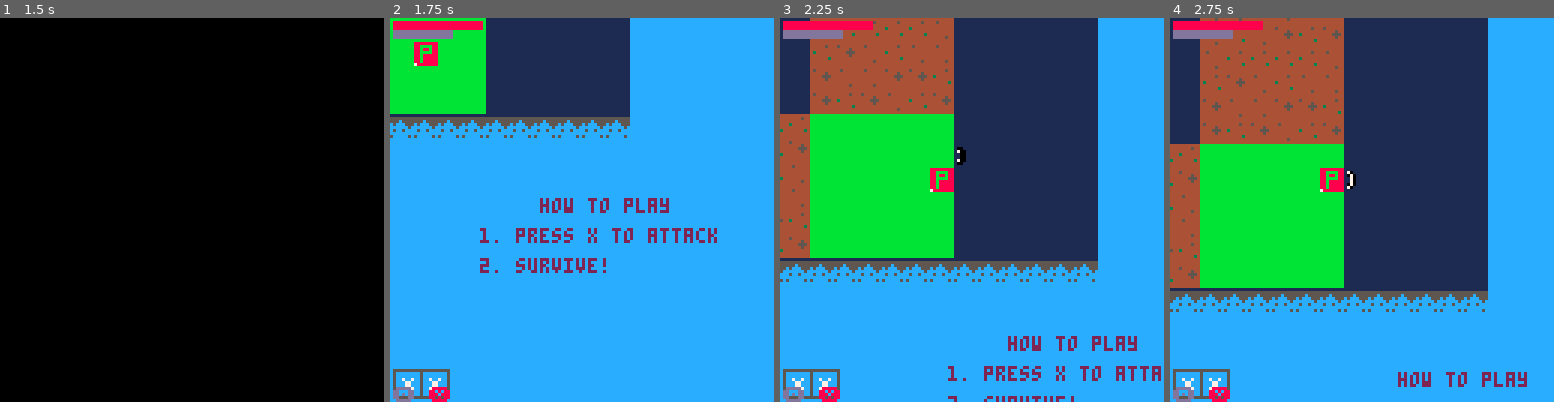
Above: before the commit, frames 1-4 (left to right).
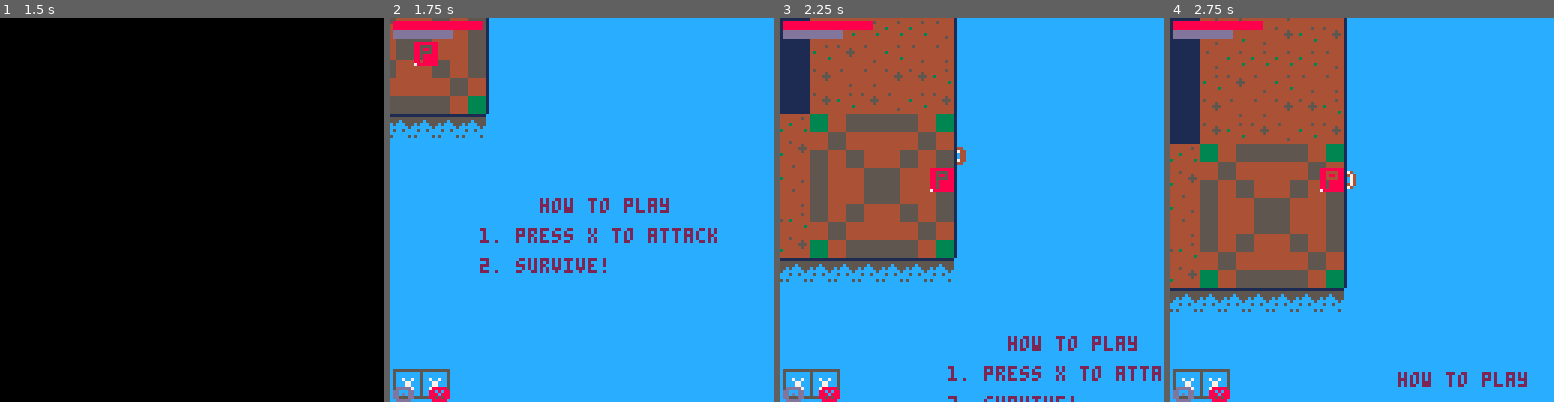
Above: after the commit, the same moments.

Repository: FrederikHR/GDB
Game: PICO-8 cartridge NewGame/main.p8
Same seed, same stepped clock (60 frames per second), same inputs: the game is played once before the commit and once after it.
Inputs:
- Up to frame 1 (1.5 s): tap X (X key) at 0.33, 1.07 s; tap O (Z key) at 0.7 s
- Up to frame 2 (1.75 s): hold Right from 1.6 s (still down); tap O (Z key) at 1.7 s
- Up to frame 3 (2.25 s): tap X (X key) at 1.85 s; release Right at 2.1 s; tap O (Z key) at 2.1 s; hold Up from 2.15 s (still down)
- Up to frame 4 (2.75 s): release Up at 2.42 s; hold Right from 2.47 s (still down); tap O (Z key) at 2.5 s

Frame 1 is identical in both runs. In frame 2, 15% of the frame differs, in the area x 0-63%, y 0-32%; in frame 3, 38%; in frame 4, 41%, in the area x 7-83%, y 0-77%.

Commit message:
fixed a bunch of stuff

Diff:
--- a/NewGame/main.p8
+++ b/NewGame/main.p8
@@ -69,22 +69,22 @@
 00000000000000000000000000000000000000000000000000000000000000000000000000000000000000000000000000000000000000000000000000000000
 00000000000000000000000000000000000000000000000000000000000000000000000000000000000000000000000000000000000000000000000000000000
 00000000000000000000000000000000000000000000000000000000000000000000000000000000000000000000000000000000000000000000000000000000
-11111111111111110000000000000000000000000000000000000000000000000000000000000000000000000000000000000000000000000000000000000000
-55555555111111110000000000000000000000000000000000000000000000000000000000000000000000000000000000000000000000000000000000000000
-55505555111111110000000000000000000000000000000000000000000000000000000000000000000000000000000000000000000000000000000000000000
-05000555111111110000000000000000000000000000000000000000000000000000000000000000000000000000000000000000000000000000000000000000
-00000050111111110000000000000000000000000000000000000000000000000000000000000000000000000000000000000000000000000000000000000000
-05005000111111110000000000000000000000000000000000000000000000000000000000000000000000000000000000000000000000000000000000000000
-00000000111111110000000000000000000000000000000000000000000000000000000000000000000000000000000000000000000000000000000000000000
-50000050111111110000000000000000000000000000000000000000000000000000000000000000000000000000000000000000000000000000000000000000
-44444444444444444444444400000000000000000000000000000000000000000000000000000000000000000000000000000000000000000000000000000000
-44544444454444444444454400000000000000000000000000000000000000000000000000000000000000000000000000000000000000000000000000000000
-44444444444445444444444400000000000000000000000000000000000000000000000000000000000000000000000000000000000000000000000000000000
-44444444444455544344444400000000000000000000000000000000000000000000000000000000000000000000000000000000000000000000000000000000
-44444444444445444444444400000000000000000000000000000000000000000000000000000000000000000000000000000000000000000000000000000000
-44444444444444444444443400000000000000000000000000000000000000000000000000000000000000000000000000000000000000000000000000000000
-44444544444444444444444400000000000000000000000000000000000000000000000000000000000000000000000000000000000000000000000000000000
-44444444444444444444444400000000000000000000000000000000000000000000000000000000000000000000000000000000000000000000000000000000
+11111111111111111000000000000000000000000000000000000000000000000000000000000000000000000000000000000000000000000000000000000000
+55555555111111111000000000000000000000000000000000000000000000000000000000000000000000000000000000000000000000000000000000000000
+55505555111111111000000000000000000000000000000000000000000000000000000000000000000000000000000000000000000000000000000000000000
+05000555111111111000000000000000000000000000000000000000000000000000000000000000000000000000000000000000000000000000000000000000
+00000050111111111000000000000000000000000000000000000000000000000000000000000000000000000000000000000000000000000000000000000000
+05005000111111111000000000000000000000000000000000000000000000000000000000000000000000000000000000000000000000000000000000000000
+00000000111111111000000000000000000000000000000000000000000000000000000000000000000000000000000000000000000000000000000000000000
+50000050111111111000000000000000000000000000000000000000000000000000000000000000000000000000000000000000000000000000000000000000
+44444444444444444444444434555543000000000000000000000000000000000000000000000000000000000000000000000000000000000000000000000000
+44544444454444444444454445444454000000000000000000000000000000000000000000000000000000000000000000000000000000000000000000000000
+44444444444445444444444454544545000000000000000000000000000000000000000000000000000000000000000000000000000000000000000000000000
+44444444444455544344444454455445000000000000000000000000000000000000000000000000000000000000000000000000000000000000000000000000
+44444444444445444444444454455445000000000000000000000000000000000000000000000000000000000000000000000000000000000000000000000000
+44444444444444444444443454544545000000000000000000000000000000000000000000000000000000000000000000000000000000000000000000000000
+44444544444444444444444445444454000000000000000000000000000000000000000000000000000000000000000000000000000000000000000000000000
+44444444444444444444444434555543000000000000000000000000000000000000000000000000000000000000000000000000000000000000000000000000
 00000000000000000000000000000000000000000000000000000000000000000000000000000000000000000000000000000000000000000000000000000000
 00000000000000000000000000000000000000000000000000000000000000000000000000000000000000000000000000000000000000000000000000000000
 00000000000000000000000000000000000000000000000000000000000000000000000000000000000000000000000000000000000000000000000000000000
--- a/NewGame/scripts/gear/attacks.lua
+++ b/NewGame/scripts/gear/attacks.lua
@@ -1,12 +1,11 @@
 function do_atk(slot)
-    if game_state.equipment[slot].type == "none" then
-        if slot==1 then
-            patk1.play=patk1.move1
-            patk1.spr=patk1.anims[patk1.play][1]
-        else
-            patk2.play=patk2.move2
-            patk2.spr=patk2.anims[patk2.play][1]
-        end
+    if slot==1 then
+        patk1.play=patk1.move1
+        patk1.spr=patk1.anims[patk1.play][1]
+    else
+        patk2.play=patk2.move2
+        patk2.spr=patk2.anims[patk2.play][1]
+        log(patk2.spr)
     end
 
     --make bullet if wand equipped and enough mana
--- a/NewGame/scripts/levelgen/init.lua
+++ b/NewGame/scripts/levelgen/init.lua
@@ -14,7 +14,7 @@
     local oy=maze[1][1].oy
     for x = 1,#maze do
         for y = 1,#maze[1] do
-            if (p.curr_mt== nil or abs(p.curr_mt.x-x)<3 and abs(p.curr_mt.y-y)<3) draw_maze_room(x,y,maze[x][y],scale,ox,oy)
+            if (p.curr_mt==nil or abs(p.curr_mt.x-x)<3 and abs(p.curr_mt.y-y)<3) draw_maze_room(x,y,maze[x][y],scale,ox,oy)
         end
     end
 end
@@ -24,7 +24,8 @@
     --rectfill(x*scale+ox, y*scale+oy, x*scale+scale+ox, y*scale+scale+oy, 7)
     if (not room.is_wall) draw_tile("floor",x,y,scale,ox,oy)
     if room.goal then
-        rectfill(x*scale+ox, y*scale+oy, x*scale+scale+ox, y*scale+scale+oy, 11)
+        draw_tile("goal",x,y,scale,ox,oy)
+        --rectfill(x*scale+ox, y*scale+oy, x*scale+scale+ox, y*scale+scale+oy, 11)
     end
     if room.is_wall then
         --rectfill(x*scale+ox, y*scale+oy, x*scale+scale+ox, y*scale+scale+oy, 1)
@@ -40,14 +41,22 @@
     local walls={}
     local floors={112,113,114}
     srand(x+y+scale)
-    for i=0,scale\8-1 do
-        for j=0,scale\8-1 do
-            if (type=="floor") spr(rnd(floors),x*scale+ox+i*8,y*scale+oy+j*8)
-            if (type=="wall") then
-                if y==#maze[1] and j==0 then
-                    spr(96,x*scale+ox+i*8,y*scale+oy+j*8)
-                elseif y!=#maze[1] then
-                    spr(97,x*scale+ox+i*8,y*scale+oy+j*8)
+    if type=="goal" then
+        local sx,sy=get_sspr_x_y(115)
+        sspr(sx,sy,8,8,x*scale+ox,y*scale+oy,scale,scale)
+    else
+        for i=0,scale\8-1 do
+            for j=0,scale\8-1 do
+                if (type=="floor") spr(rnd(floors),x*scale+ox+i*8,y*scale+oy+j*8)
+                if (type=="wall") then
+                    if y==#maze[1] and j==0 and x!=0 and x!=#maze[1] then --if on bottom edge
+                        spr(96,x*scale+ox+i*8,y*scale+oy+j*8)
+                    elseif ((x==0 or x==#maze[1]) and y<#maze[1]) then --if on left/right edges
+                        if (x==0 and i==scale\8-1) spr(98,x*scale+ox+i*8,y*scale+oy+j*8,1,1,x==0)
+                        if (x==#maze[1] and i==0) spr(98,x*scale+ox+i*8,y*scale+oy+j*8,1,1,x==0)
+                    elseif y!=#maze[1] then
+                        spr(97,x*scale+ox+i*8,y*scale+oy+j*8)
+                    end
                 end
             end
         end
--- a/NewGame/scripts/utils/utils.lua
+++ b/NewGame/scripts/utils/utils.lua
@@ -125,7 +125,7 @@
 function fancy_draw_spr(atk)
     local t={}
     for i=1,atk.maxcf do
-        add(t,0) --because of background color in game scene
+        add(t,4) --because of background color in game scene
     end
     t[atk.animindex] = 7
 
@@ -133,10 +133,10 @@
 
 	--palt(0,false)
     pal(t)
-	palt(0,true)
+	--palt(0,true)
     if (atk.spr != -1)  sspr(sx,sy,8,8, atk.x,atk.y,atk.sw,atk.sh,p.flp, p.left_swipe)
 	pal()
-	palt()
+	--palt()
 end
 
 function fancy_anim(an)
